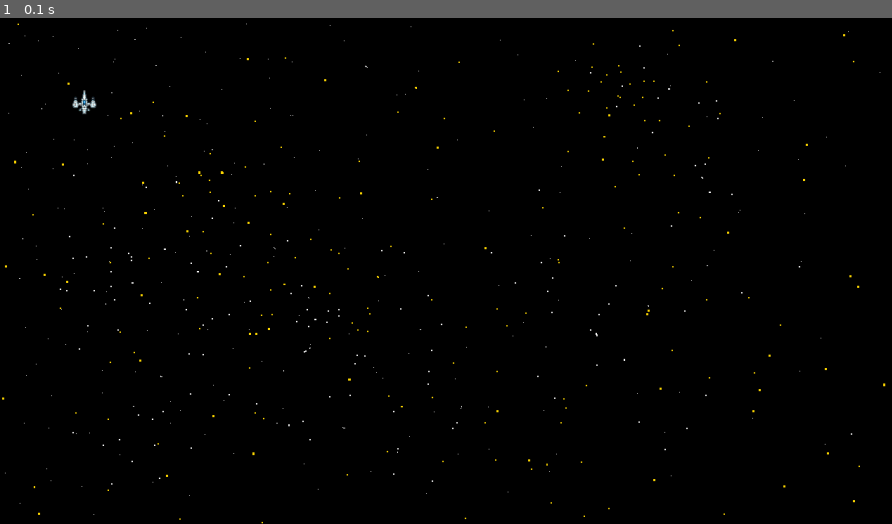
Above: before the commit, frame 1.
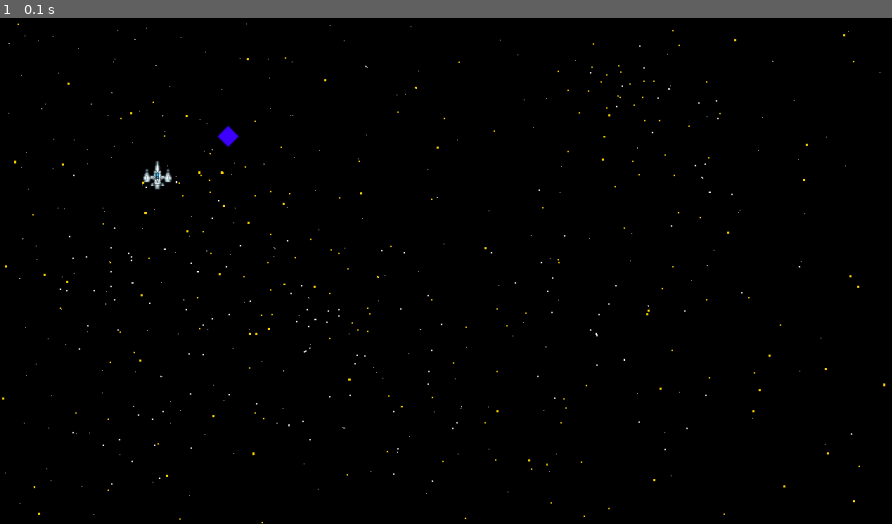
Above: after the commit, the same moment.

Repository: MateoPascual/Pygame
Game: pygame game, started from BlasterMasterSnakeDisaster.py
The game is run twice, just before and just after one commit, with the same random seed, the same clock (stepped at 60 frames per second) and the same inputs.
Inputs:
- Up to frame 1 (0.1 s): no input

The runs differ from the first frame. In frame 1, 0.2% of the frame differs, in the area x 8-27%, y 14-34%.

Commit message:
addition of entities

Diff:
--- a/BlasterMasterSnakeDisaster.py
+++ b/BlasterMasterSnakeDisaster.py
@@ -1,4 +1,32 @@
-import pygame
+import pygame, random
+
+class Collectible:
+    def __init__(self, x: float, y: float, sprite: pygame.Surface) -> None:
+        self.x = x
+        self.y = y
+        self.sprite = sprite
+
+    def update(self) -> None:
+        pass
+
+    def render(self, screen: pygame.Surface) -> None:
+        screen.blit(self.sprite, (self.x, self.y))
+
+    def randomize_position(self) -> None:
+        self.x = random.randint(50, 1250)
+        self.y = random.randint(50, 670)
+
+class Player:
+    def __init__(self, x: float, y: float, sprite: pygame.Surface) -> None:
+        self.x = x
+        self.y = y
+        self.sprite = sprite
+
+    def update(self) -> None:
+        pass
+
+    def render(self, screen: pygame.Surface) -> None:
+        screen.blit(self.sprite, (self.x, self.y))
 
 class Game:
     def __init__(self) -> None:
@@ -7,19 +35,25 @@
         self.screen = pygame.display.set_mode((1280, 720))
         self.sprites = self.load_sprites()
 
+        self.player = Player(200, 200, self.sprites["spaceship"])
+        self.collectible = Collectible(500, 500, self.sprites["collectible"])
+        self.collectible.randomize_position()
+
     def poll_events(self) -> None:
         for event in pygame.event.get():
             if event.type == pygame.QUIT:
                 self.running = False
 
     def update(self) -> None:
-        pass
+        self.player.update()
+        self.collectible.update()
 
     def render(self) -> None:
         self.screen.fill("black")
-        self.screen.blit(self.sprites["backround"],(0,0))
-        self.screen.blit(self.sprites["spaceship"],(100,100))
 
+        self.screen.blit(self.sprites["background"], (0, 0))
+        self.player.render(self.screen)
+        self.collectible.render(self.screen)
 
         pygame.display.update()
 
@@ -32,11 +66,15 @@
 
     def load_sprites(self) -> dict:
         sprites = {}
-        sprites["spaceship"]=pygame.image.load("gfx/ship.png").convert_alpha()
-        sprites["backround"]=pygame.image.load("gfx/simple_game_bg.png").convert_alpha()
-        sprites["spaceship"]=pygame.transform.scale(sprites["spaceship"],(40,40))
+
+        sprites["spaceship"] = pygame.image.load("gfx/ship.png").convert_alpha()
+        sprites["background"] = pygame.image.load("gfx/simple_game_bg.png").convert_alpha()
+        sprites["collectible"] = pygame.image.load("gfx/collectible.png").convert_alpha()
+
+        # Downscale
+        sprites["spaceship"] = pygame.transform.scale(sprites["spaceship"], (48, 48))
+
         return sprites
-
 
 g = Game()
 g.run()
